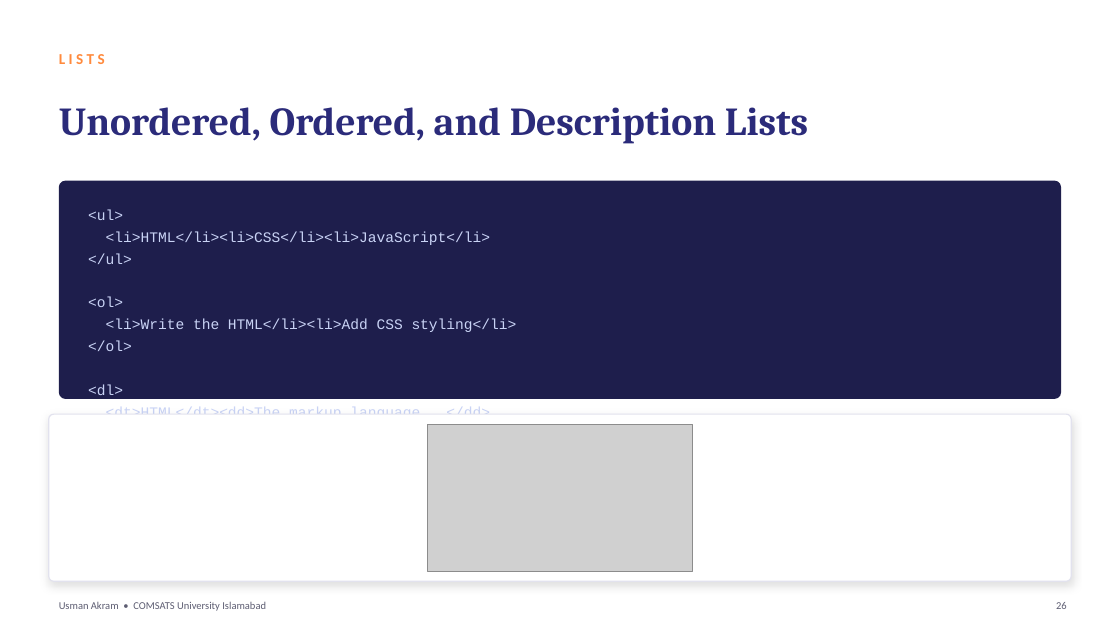
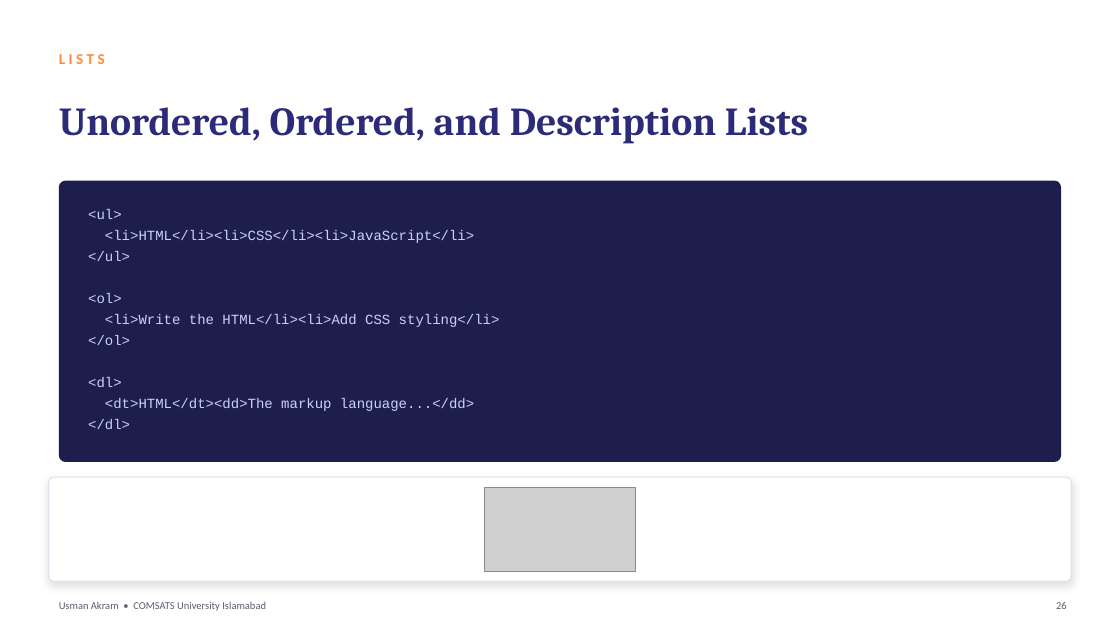
Before and after one commit to mua22/mern-web-book, a slide deck: slide 26 of slides/CSC336-Lecture-03-HTML-and-HTML5-Fundamentals.pptx. Drawn at 1120x630 pixels with LibreOffice and Linux fonts; fonts in the diff are those of the drawing; grey boxes stand for pictures. Boxes give left, top, right and bottom in pixels: in the first picture for what was removed or moved away, otherwise in the second. Text is boxed around its words. In the diff, an @@ line names an element or a change of style, - is before the commit and + after.

```diff
--- a/slides/CSC336-Lecture-03-HTML-and-HTML5-Fundamentals.pptx
+++ b/slides/CSC336-Lecture-03-HTML-and-HTML5-Fundamentals.pptx
@@ rounded rectangle: place and size @@
-rounded rectangle at [59,181,1061,399]
+rounded rectangle at [59,181,1061,462]
@@ rounded rectangle at [59,181,1061,462]: proportions changed @@
@@ text "<ul>" at [88,209,500,429]: size 12.5 to 12 pt @@
@@ rounded rectangle at [49,477,1071,581]: proportions changed @@
@@ rounded rectangle: place and size @@
-rounded rectangle at [49,414,1071,581]
+rounded rectangle at [49,477,1071,581]
@@ picture: place and size @@
-picture at [428,424,693,571]
+picture at [484,487,636,571]
```
Also in this commit, not shown: 16 other slides changed, 4 other files.
